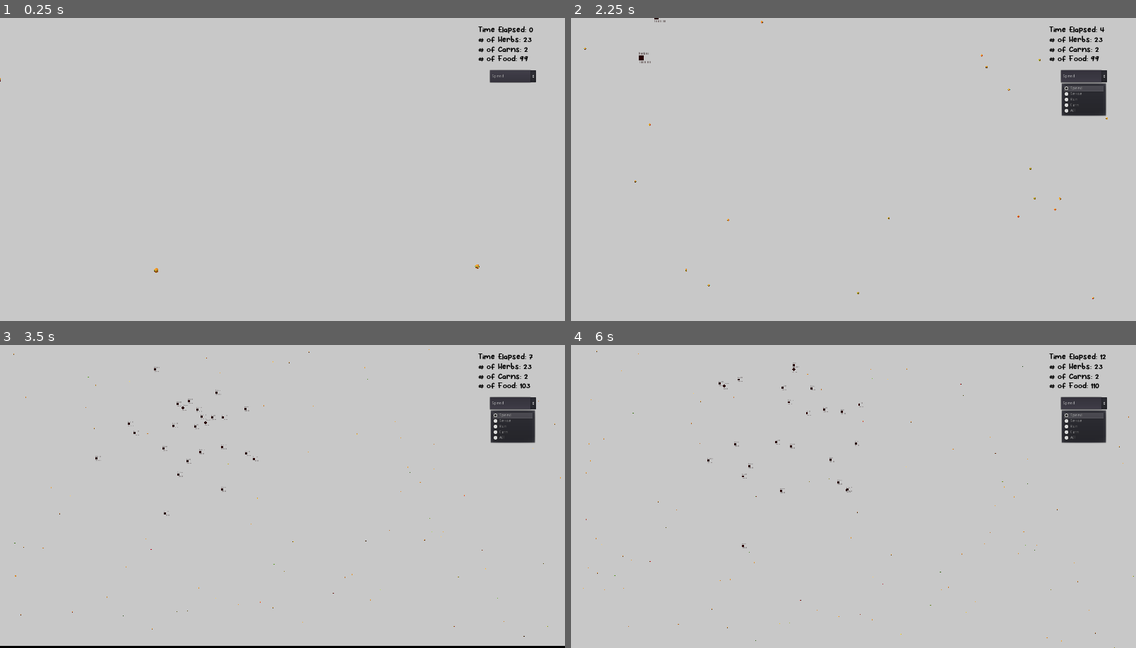
Above: before the commit, frames 1-4 (two rows, left to right).
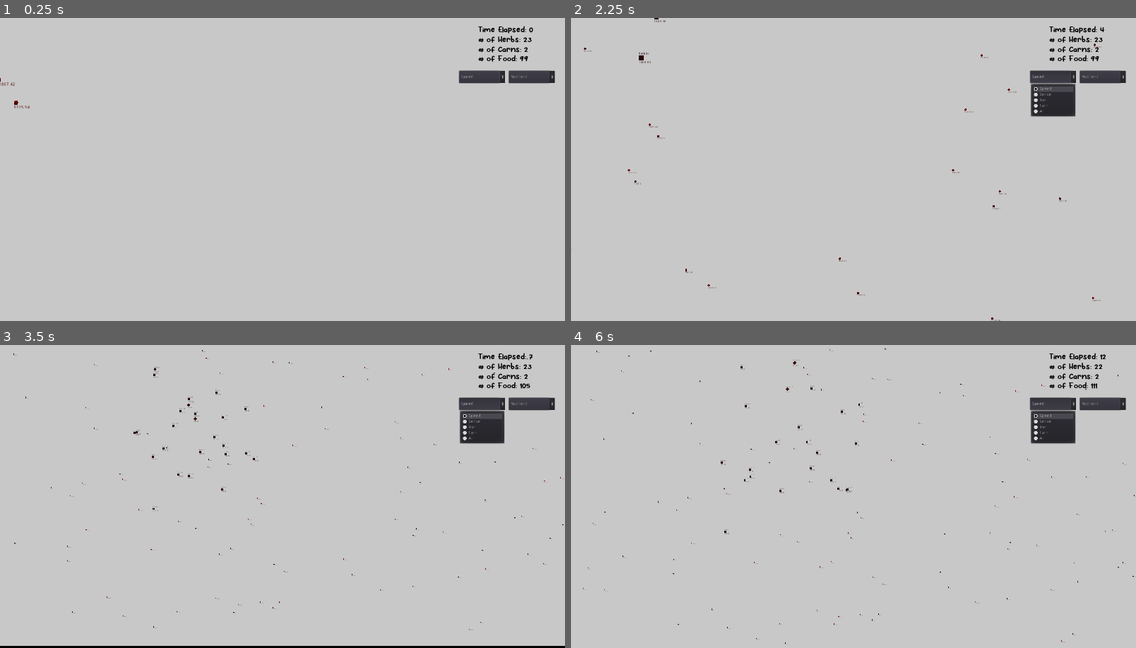
Above: after the commit, the same moments.

Repository: SachJay/LifeSimulator
Game: Godot game, scene res://Scenes/World.tscn
Two runs of this game, one before a commit and one after it. Both use one fixed random seed, a clock stepped at 60 frames per second and the inputs below.
Inputs (mouse positions are in pixels of both pictures, inside the frame that each line leads up to):
- Up to frame 1 (0.25 s): no input
- Up to frame 2 (2.25 s): click "Speed" at 0.5 s; click (1102, 75) at 1.25 s, where only the run after the commit has a clickable "Nutrient"; tap Enter at 2 s; hold Right (run_right) from 2.03 s (still down); hold Z (zoom_in) from 2.03 s (still down)
- Up to frame 3 (3.5 s): release Right (run_right) at 2.78 s; release Z (zoom_in) at 2.78 s; hold S (run_down) from 2.78 s (still down); tap X (zoom_out) at 2.85 s
- Up to frame 4 (6 s): release S (run_down) at 3.53 s; hold Right (run_right) 3.53-4.28 s; hold Z (zoom_in) 3.53-4.28 s; hold Up (run_up) 4.28-5.03 s; tap X (zoom_out) at 4.35, 5.85 s; hold Z (zoom_in) 5.03-5.78 s; hold Left (run_left) from 5.03 s (still down)

The runs differ from the first frame. In frame 1, 0.6% of the frame differs, in the area x 0-99%, y 17-85%; in frame 2, 1.9%; in frame 3, 2.1%; in frame 4, 2.2%, in the area x 2-100%, y 1-100%.

Commit message:
food evolves now

Diff:
--- a/app/Scenes/World.tscn
+++ b/app/Scenes/World.tscn
@@ -207,11 +207,20 @@
 }
 
 [node name="OptionButton" type="OptionButton" parent="CanvasLayer2"]
-margin_left = 1579.0
-margin_top = 168.0
-margin_right = 1727.0
-margin_bottom = 208.0
+margin_left = 1480.0
+margin_top = 170.0
+margin_right = 1628.0
+margin_bottom = 210.0
 text = "asfa"
+__meta__ = {
+"_edit_use_anchors_": false
+}
+
+[node name="OptionButton2" type="OptionButton" parent="CanvasLayer2"]
+margin_left = 1640.0
+margin_top = 170.0
+margin_right = 1788.0
+margin_bottom = 210.0
 __meta__ = {
 "_edit_use_anchors_": false
 }
@@ -222,3 +231,4 @@
 [connection signal="timeout" from="Timer" to="." method="_on_Timer_timeout"]
 [connection signal="text_entered" from="CanvasLayer2/LineEdit" to="." method="_on_LineEdit_text_entered"]
 [connection signal="item_selected" from="CanvasLayer2/OptionButton" to="." method="_on_OptionButton_item_selected"]
+[connection signal="item_selected" from="CanvasLayer2/OptionButton2" to="." method="_on_OptionButton2_item_selected"]
--- a/app/Scenes/food.tscn
+++ b/app/Scenes/food.tscn
@@ -32,5 +32,15 @@
 [node name="CollisionShape2D" type="CollisionShape2D" parent="Area2D"]
 shape = SubResource( 2 )
 
+[node name="TraitValueLabel" type="Label" parent="."]
+margin_left = -8.0
+margin_top = 8.0
+margin_right = 24.0
+margin_bottom = 22.0
+text = "0"
+__meta__ = {
+"_edit_use_anchors_": false
+}
+
 [connection signal="timeout" from="Timer" to="." method="_on_Timer_timeout"]
 [connection signal="area_entered" from="Area2D" to="." method="_on_Area2D_area_entered"]
--- a/app/Scripts/animal.gd
+++ b/app/Scripts/animal.gd
@@ -62,7 +62,7 @@
 enum {SPEED, SENSE, RUN, CARN, ALL}
 var visible_trait = SPEED
 
-var nutritionalValue = pow(meatEnergy, numOfTraits)
+var nutritionalValue = meatEnergy
 
 func common_ready():
 	on_change_trait(visible_trait)
--- a/app/Scripts/carnivore.gd
+++ b/app/Scripts/carnivore.gd
@@ -5,7 +5,7 @@
 func _init():
 	speed = 1050.0
 	senseRad = 65
-	startingEnergy = pow(meatEnergy, numOfTraits)
+	startingEnergy = meatEnergy
 	energy = startingEnergy
 	speedVariance = 300
 	senseVariance = 30
--- a/app/Scripts/food.gd
+++ b/app/Scripts/food.gd
@@ -1,4 +1,6 @@
 extends Area2D
+
+onready var traitLabel = $TraitValueLabel
 
 var leftWall
 var upWall
@@ -10,11 +12,16 @@
 var numOfSeedsNearBy = 0
 var offset = 75
 
-var nutritionalValue = 10000
-var appetizingValue = 1
+var nutritionalValue = 10000.0
+var appetizingValue = 75.0
+var chanceOfGettingEaten = 75
 var seedDelay = 10
 
+enum {NUTRITENT, ATTRACTIVENESS, EATEN}
+var visible_trait = NUTRITENT
+
 func _ready():
+	on_change_trait(visible_trait)
 	rng.randomize()
 	seedDelay = rng.randf_range(8, 12)
 	$Timer.wait_time = seedDelay
@@ -23,6 +30,10 @@
 	upWall = get_tree().get_root().get_node("World").get_node("up").position.y
 	rightWall = get_tree().get_root().get_node("World").get_node("right").position.x
 	downWall = get_tree().get_root().get_node("World").get_node("down").position.y
+	calculate_chance()
+
+func calculate_chance():
+	chanceOfGettingEaten = (nutritionalValue - 10000.0) / 100.0 + appetizingValue - 30.0
 
 func _on_Timer_timeout():
 	if numOfSeedsNearBy < 2 and get_tree().get_root().get_node("World").numOfFood < 500:
@@ -40,7 +51,11 @@
 	var rad = rng.randf_range(-PI * 2, PI * 2)
 	child.position.x = check_boundaries_x(self.position.x + cos(rad) * rng.randf_range(125, 600))
 	child.position.y = check_boundaries_y(self.position.y + sin(rad) * rng.randf_range(125, 600))
-	child.nutritionalValue = nutritionalValue + rng.randf_range(-100, 100)
+	child.nutritionalValue = trait_formatter(nutritionalValue + rng.randf_range(-500, 500), 5000, 20000)
+	child.appetizingValue = trait_formatter(appetizingValue + rng.randf_range(-5, 5), 0, 100)
+	child.calculate_chance()
+	child.visible_trait = visible_trait
+	child.modulate = visualise_trait(visible_trait)
 
 func check_boundaries_x(posi):
 	if posi < leftWall+offset:
@@ -65,6 +80,49 @@
 	if area.name != self.name && "food" in area.name:
 		numOfSeedsNearBy += 1
 
+func trait_formatter(input, minInput, maxInput):
+	if input < minInput:
+		return minInput
+
+	if input > maxInput:
+		return maxInput
+
+	return input
 #func _on_Area2D_area_exited(area):
 #	if area.name != self.name && "food" in area.name:
 #		numOfSeedsNearBy-=1
+
+func on_change_trait(trait):
+	visible_trait = trait
+	self.modulate = visualise_trait(trait)
+	traitLabel.text = set_trait_value_label(trait)
+
+func visualise_trait(trait):
+	if trait == NUTRITENT:
+		return Color(map(7000, 13000, 0, 1, nutritionalValue), 0, 0)
+	elif trait == ATTRACTIVENESS:
+		return Color(0, map(25, 75, 0, 1, appetizingValue), 0)
+	elif trait == EATEN:
+		return Color(0, 0, map(25, 75, 0, 1, chanceOfGettingEaten))
+
+func set_trait_value_label(trait):
+	if trait == NUTRITENT:
+		return str("%.2f" % nutritionalValue)
+	elif trait == ATTRACTIVENESS:
+		return str("%.2f" % appetizingValue)
+	elif trait == EATEN:
+		return str("%.2f" % chanceOfGettingEaten)
+
+func map(inputLow, inputHigh, outputLow, outputHigh, value):
+	#print(str(inputLow)+" "+str(inputHigh)+" "+str(value))
+	if value < inputLow:
+		return outputLow
+
+	if value > inputHigh:
+		return outputHigh
+
+	var inputRange:float = inputHigh - inputLow
+	var outputRange:float = outputHigh - outputLow
+	var percent:float = (value - inputLow) / inputRange
+
+	return outputLow + outputRange * percent
--- a/app/Scripts/herbivore.gd
+++ b/app/Scripts/herbivore.gd
@@ -37,7 +37,7 @@
 	handle_wall_collision(body)
 
 func _on_Area2D_area_entered(area):
-	if "food" in area.name and !isFull:
+	if "food" in area.name and !isFull and (desire_to_eat(area) or moveToTarget):
 		eat_food(area)
 		area.queue_free()
 
@@ -46,13 +46,22 @@
 	create_animal(animal)
 
 func _on_SenseDetection_area_entered(area):
-	if moveToTarget or moveAwayTarget or !"food" in area.name or isFull:
+	if moveToTarget or moveAwayTarget or !"food" in area.name or !desire_to_eat(area):
 		return
 
 	moveToTarget = true
 	currentRunCoeff = runCoeff
 	targetName = area.name
 	calculateDirection(area)
+
+func desire_to_eat(food):
+	if isFull:
+		return false
+
+	if rng.randf_range(0, 100) < food.chanceOfGettingEaten:
+		return true
+	else:
+		return false
 
 func _on_SenseDetection_body_entered(body):
 	if !"carn" in body.name:
--- a/app/Scripts/world.gd
+++ b/app/Scripts/world.gd
@@ -5,11 +5,17 @@
 onready var totalFood = $CanvasLayer2/TotalFood
 onready var timeElapsedLabel = $CanvasLayer2/TimeElapsedLabel
 onready var camera = $MainCamera
-onready var traitDropdown = $CanvasLayer2/OptionButton
+
+onready var animalTraitDropdown = $CanvasLayer2/OptionButton
+onready var foodTraitDropdown = $CanvasLayer2/OptionButton2
+
 onready var leftWall = $left
 onready var upWall = $up
 onready var rightWall = $right
 onready var downWall = $down
+
+var food_trait_value = 0
+
 var rng = RandomNumberGenerator.new()
 
 var counter = 0
@@ -46,11 +52,16 @@
 	totalFood.text = "# of Food: " + str(numOfFood)
 	totalCarn.text = "# of Carns: " + str(get_tree().get_nodes_in_group("carn").size())
 
-	traitDropdown.add_item("Speed")
-	traitDropdown.add_item("Sense")
-	traitDropdown.add_item("Run")
-	traitDropdown.add_item("Carn")
-	traitDropdown.add_item("All")
+	animalTraitDropdown.add_item("Speed")
+	animalTraitDropdown.add_item("Sense")
+	animalTraitDropdown.add_item("Run")
+	animalTraitDropdown.add_item("Carn")
+	animalTraitDropdown.add_item("All")
+
+	foodTraitDropdown.add_item("Nutrient")
+	foodTraitDropdown.add_item("Attractiveness")
+	foodTraitDropdown.add_item("Eaten Chance")
+
 	get_tree().call_group("animals", "on_change_trait", 0)
 
 func _process(delta):
@@ -103,6 +114,10 @@
 
 func create_food():
 	var food = load("res://Scenes/food.tscn").instance()
+	food.nutritionalValue = rng.randf_range(9000, 11000)
+	food.appetizingValue = rng.randf_range(60, 90)
+	food.calculate_chance()
+	food.visible_trait = food_trait_value
 	food.position.x = rng.randf_range(minX+offset, maxX-offset)
 	food.position.y = rng.randf_range(minY+offset, maxY-offset)
 	self.get_node("foodGroup").add_child(food)
@@ -132,3 +147,7 @@
 
 func _on_OptionButton_item_selected(index):
 	get_tree().call_group("animals", "on_change_trait", index)
+
+func _on_OptionButton2_item_selected(index):
+	food_trait_value = index
+	get_tree().call_group("food", "on_change_trait", index)
